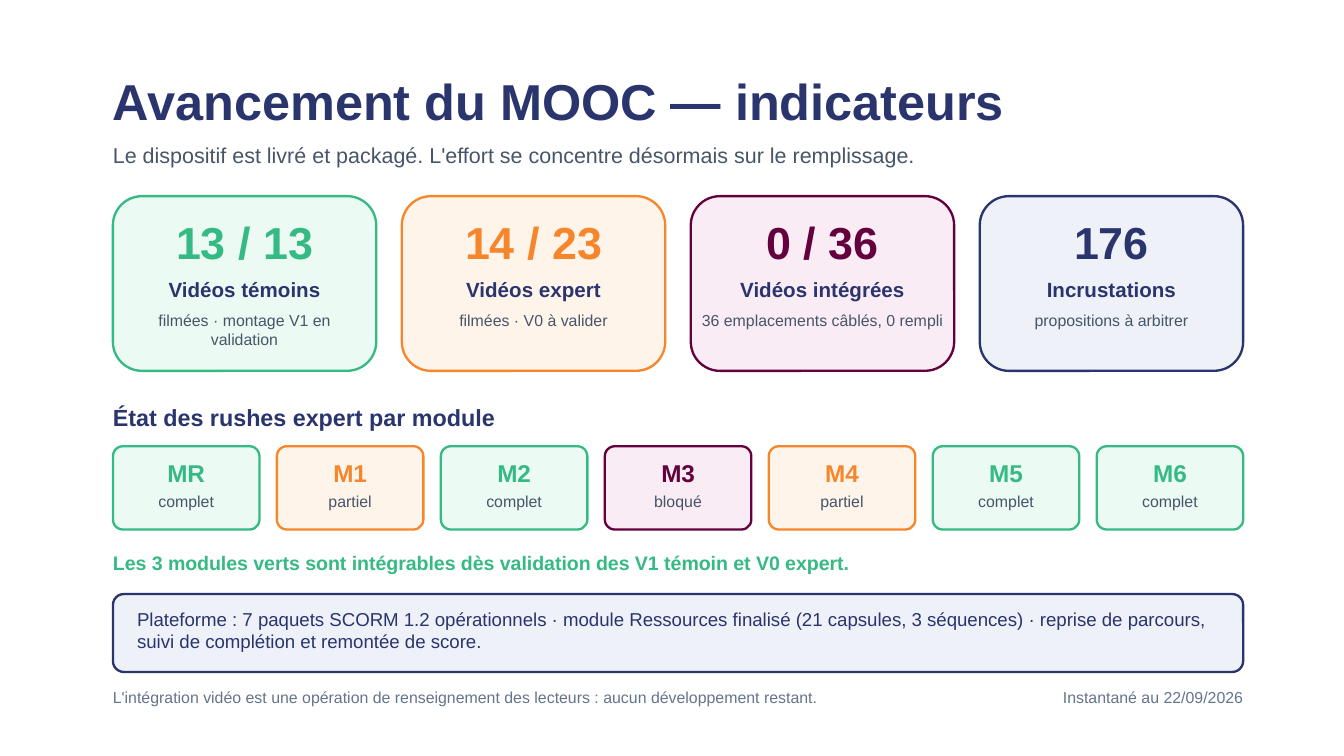
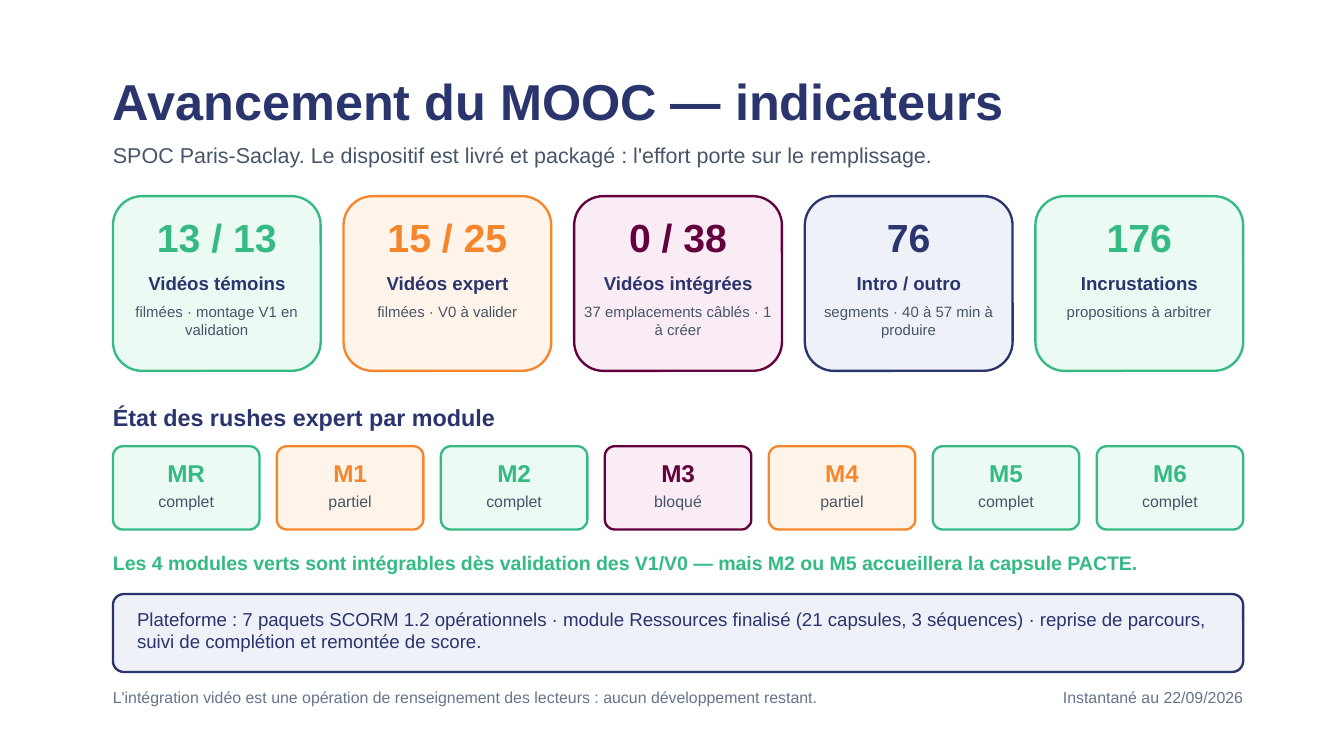
Before and after one commit to Tyrulfr/Oser-Pour-Innover-SCORM, a slide deck: slide 1 of avancement-mooc-2026-09-22.pptx. Drawn at 1344x756 pixels with LibreOffice and Linux fonts; fonts in the diff are those of the drawing. Boxes give left, top, right and bottom in pixels: in the first picture for what was removed or moved away, otherwise in the second. Text is boxed around its words. In the diff, an @@ line names an element or a change of style, - is before the commit and + after.

```diff
--- a/avancement-mooc-2026-09-22.pptx
+++ b/avancement-mooc-2026-09-22.pptx
@@ text at (113,147,932,168): text changed @@
-Le dispositif est livré et packagé. L'effort se concentre désormais sur le remplissage.
+SPOC Paris-Saclay. Le dispositif est livré et packagé : l'effort porte sur le remplissage.
@@ rounded rectangle: place and size @@
-rounded rectangle at (113,196,376,371)
+rounded rectangle at (113,196,321,371)
@@ rounded rectangle: place and size @@
-rounded rectangle at (402,196,665,371)
+rounded rectangle at (344,196,552,371)
@@ rounded rectangle: place and size @@
-rounded rectangle at (691,196,954,371)
+rounded rectangle at (574,196,782,371)
@@ rounded rectangle added at (805,196,1013,371), fill #EEF1F8, outline #2A346D 1.25 pt @@
@@ rounded rectangle: place and size @@
-rounded rectangle at (980,196,1243,371)
+rounded rectangle at (1035,196,1243,371)
@@ rounded rectangle at (1035,196,1243,371): fill #EEF1F8 to #ECFAF4; outline #2A346D 1.25 pt to #35BA84 1.25 pt @@
@@ text "13 / 13" at (157,224,277,253): size 24 to 21 pt @@
@@ text added at (387,224,508,253), 21 pt, text #F6862C, bold @@
+15 / 25
@@ text removed at (465,227,602,260) @@
-14 / 23
@@ text at (629,224,727,253): text changed; size 24 to 21 pt @@
-0 / 36
+0 / 38
@@ text added at (887,224,931,253), 21 pt, text #2A346D, bold @@
+76
@@ text "176": place and size @@
-text "176" at (1074,227,1149,260)
+text "176" at (1107,224,1172,253)
@@ text "176" at (1107,224,1172,253): size 24 to 21 pt, text colour #2A346D to #35BA84 @@
@@ text "Vidéos expert": place and size @@
-text "Vidéos expert" at (466,282,601,302)
+text "Vidéos expert" at (387,276,508,294)
@@ size 11 to 10 pt in 4 elements at (148,276,285,290), (1081,276,1198,290), (387,276,508,294), (604,276,753,294) @@
@@ text "Vidéos intégrées": place and size @@
-text "Vidéos intégrées" at (740,282,904,302)
+text "Vidéos intégrées" at (604,276,753,294)
@@ text added at (857,277,961,290), 10 pt, text #2A346D, bold @@
+Intro / outro
@@ text "Incrustations": place and size @@
-text "Incrustations" at (1047,282,1176,297)
+text "Incrustations" at (1081,276,1198,290)
@@ text "filmées · montage V1 en ...": place and size @@
-text "filmées · montage V1 en ..." at (158,314,331,345)
+text "filmées · montage V1 en ..." at (135,306,298,335)
@@ size 8.5 to 8 pt in 3 elements at (135,306,298,335), (1067,306,1211,320), (377,306,517,317) @@
@@ text "filmées · V0 à valider": place and size @@
-text "filmées · V0 à valider" at (459,314,608,326)
+text "filmées · V0 à valider" at (377,306,517,317)
@@ text added at (584,306,771,335), 8 pt, text #475569 @@
+37 emplacements câblés · 1 à créer
@@ text removed at (702,314,943,330) @@
-36 emplacements câblés, 0 rempli
@@ text added at (824,306,993,338), 8 pt, text #475569 @@
+segments · 40 à 57 min à produire
@@ text "propositions à arbitrer": place and size @@
-text "propositions à arbitrer" at (1035,314,1188,330)
+text "propositions à arbitrer" at (1067,306,1211,320)
@@ text at (113,555,1137,574): text changed @@
-Les 3 modules verts sont intégrables dès validation des V1 témoin et V0 expert.
+Les 4 modules verts sont intégrables dès validation des V1/V0 — mais M2 ou M5 accueillera la capsule PACTE.
```
Also in this commit, not shown: 2 other slides changed, 1 other file.
